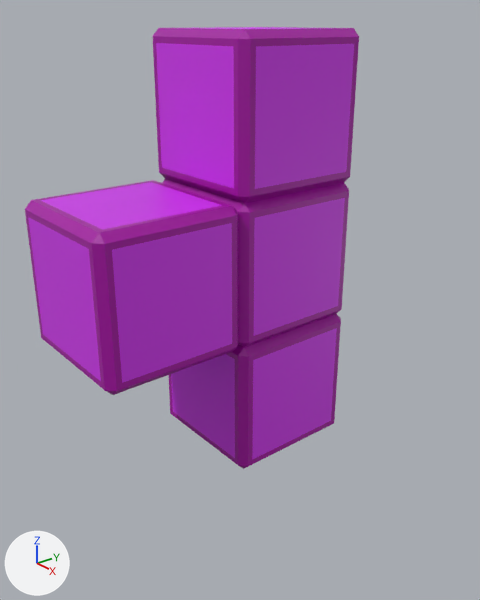
Before and after pictures for a commit that changed the Blender file objects/fig4_color.blend.
Camera for both pictures: a 50 mm camera at (7.17, -6.02, 5.09) aimed at (0.25, -0.45, 1.36). Every picture has the same lights, and +X, +Y and +Z are marked at lower left.
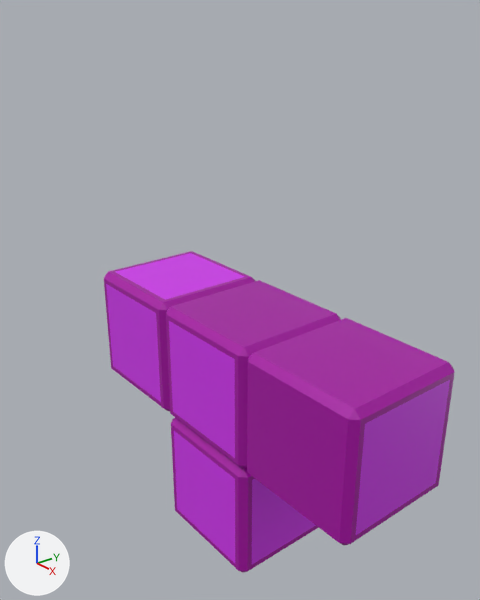
Boxes (x1, y1, x2, y2) around the edits, measured in the pictures (480 x 600 px):
'Cube.001', moved
    before: (162, 179, 349, 347)
    after: (247, 318, 455, 545)
'Cube.002', moved
    before: (153, 27, 359, 203)
    after: (171, 418, 319, 573)
'Cube.003', moved
    before: (25, 180, 238, 395)
    after: (104, 251, 255, 411)

What changed in the scene script:
```text
Change ob_cube_001:
    ob_cube_001.location: (0.0, 0.0, 2.0) -> (2.0, 0.0, 0.0)
Change ob_cube_002:
    ob_cube_002.location: (0.0, 0.0, 4.0) -> (0.0, 0.0, -2.0)
Change ob_cube_003:
    ob_cube_003.location: (0.0, -2.0, 2.0) -> (-2.0, 0.0, 0.0)
```
